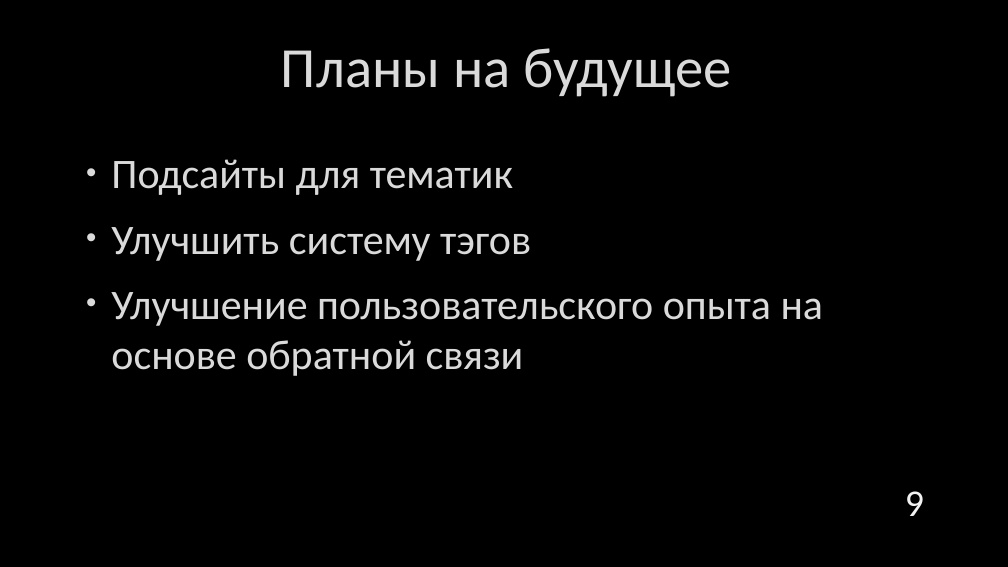
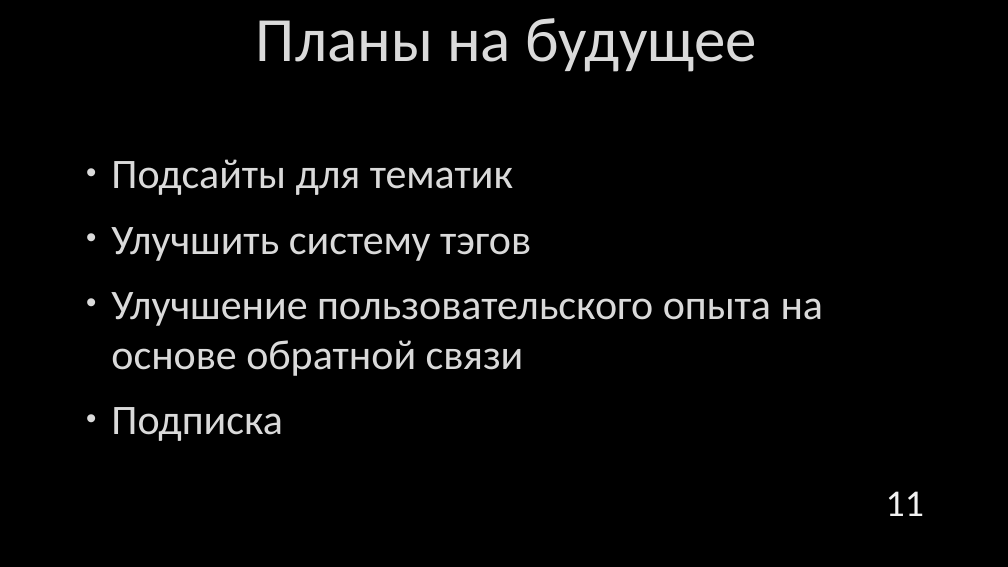
Before and after one commit to drklbri/CardTrader, a slide deck: slide 11 of Documents/prezentation.pptx (slide 9 before the commit). Drawn at 1008x567 pixels with LibreOffice and Linux fonts; fonts in the diff are those of the drawing; background and template pictures are left out. Boxes give left, top, right and bottom in pixels: in the first picture for what was removed or moved away, otherwise in the second. Text is boxed around its words. In the diff, an @@ line names an element or a change of style, - is before the commit and + after.

```diff
--- a/Documents/prezentation.pptx
+++ b/Documents/prezentation.pptx
@@ title "Планы на будущее": place and size @@
-title "Планы на будущее" at box(281, 48, 731, 97)
+title "Планы на будущее" at box(256, 18, 757, 72)
@@ title "Планы на будущее" at box(256, 18, 757, 72): size 54 to 60 pt @@
@@ text at box(111, 407, 283, 441): paragraph added @@
+• Подписка
@@ page number at box(886, 491, 924, 516): text changed @@
-9
+11
```
Also in this commit, not shown: 6 other slides changed, 3 slides added, 1 slide removed, 13 other files.
